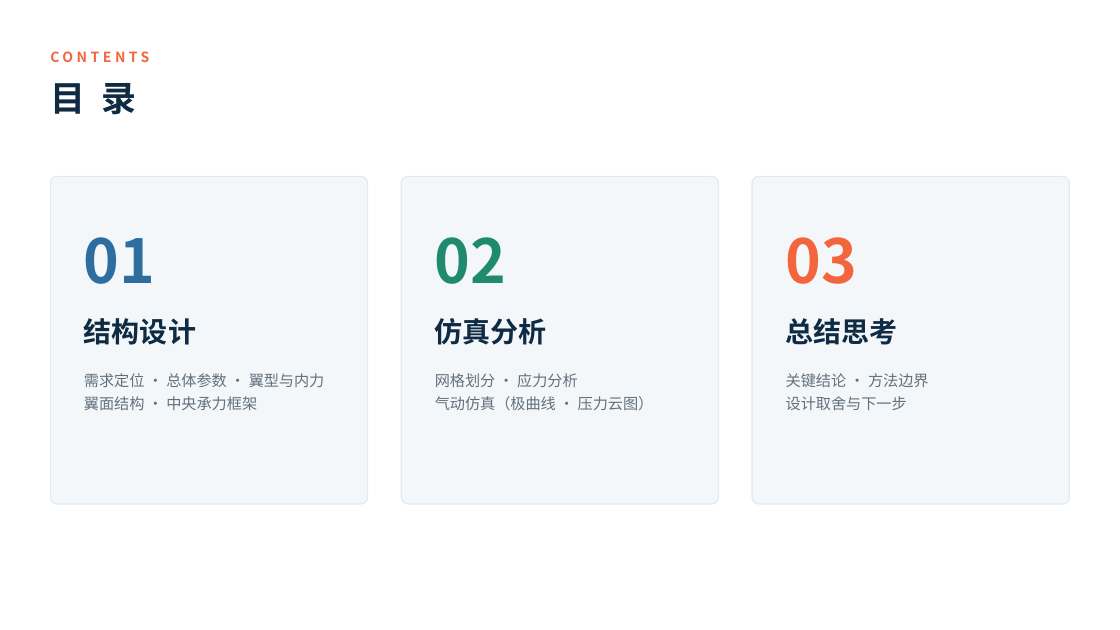
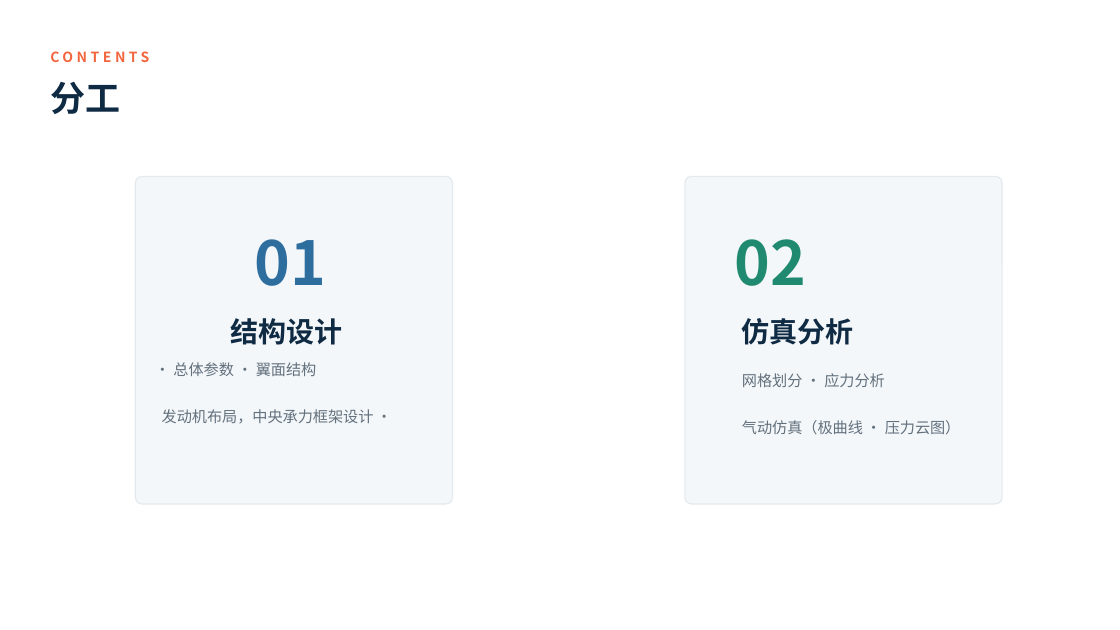
Before and after one commit to SunYifan-IrV/Aircraft_Structure_design, a slide deck: slide 2 of 05_Presentation/飞行器结构设计报告.pptx. Drawn at 1120x630 pixels with LibreOffice and Linux fonts; fonts in the diff are those of the drawing. Boxes give left, top, right and bottom in pixels: in the first picture for what was removed or moved away, otherwise in the second. Text is boxed around its words. In the diff, an @@ line names an element or a change of style, - is before the commit and + after.

```diff
--- a/05_Presentation/飞行器结构设计报告.pptx
+++ b/05_Presentation/飞行器结构设计报告.pptx
@@ text at (x1=50, y1=82, x2=120, y2=114): text changed @@
-目 录
+分工
@@ rounded rectangle moved from (x1=50, y1=176, x2=368, y2=504) to (x1=135, y1=176, x2=453, y2=504) @@
@@ rounded rectangle moved from (x1=402, y1=176, x2=719, y2=504) to (x1=685, y1=176, x2=1002, y2=504) @@
@@ rounded rectangle removed at (x1=752, y1=176, x2=1070, y2=504) @@
@@ text "01" moved from (x1=84, y1=237, x2=156, y2=284) to (x1=255, y1=239, x2=327, y2=286) @@
@@ text "02" moved from (x1=435, y1=237, x2=507, y2=284) to (x1=734, y1=239, x2=806, y2=286) @@
@@ text removed at (x1=786, y1=237, x2=858, y2=284) @@
-03
@@ text "结构设计" moved from (x1=84, y1=318, x2=196, y2=345) to (x1=231, y1=318, x2=343, y2=345) @@
@@ text "仿真分析" moved from (x1=435, y1=318, x2=547, y2=345) to (x1=742, y1=318, x2=854, y2=345) @@
@@ text removed at (x1=786, y1=318, x2=898, y2=345) @@
-总结思考
@@ text at (x1=162, y1=362, x2=374, y2=423): text changed @@
-需求定位 · 总体参数 · 翼型与内力
-翼面结构 · 中央承力框架
+· 总体参数 · 翼面结构
+发动机布局，中央承力框架设计 ·
@@ text "网格划分 · 应力分析" rewrapped from (x1=435, y1=373, x2=654, y2=410) to (x1=742, y1=373, x2=961, y2=434) @@
@@ text removed at (x1=786, y1=373, x2=929, y2=410) @@
-关键结论 · 方法边界
-设计取舍与下一步
```
Also in this commit, not shown: 3 other slides changed, 1 slide removed, 4 other files.
